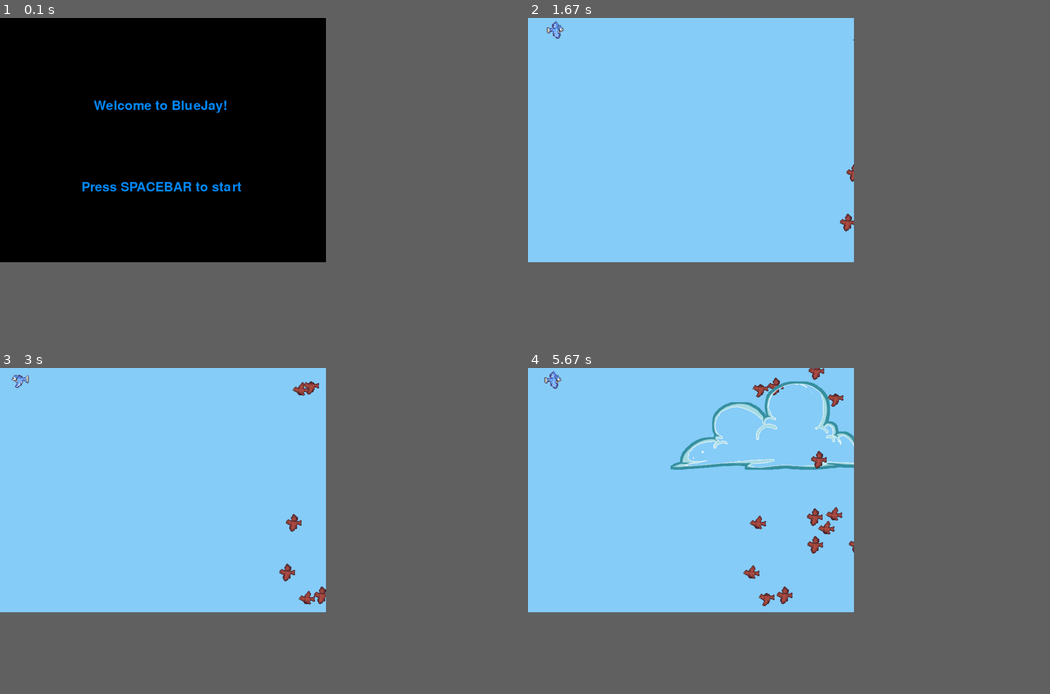
Above: before the commit, frames 1-4 (two rows, left to right).
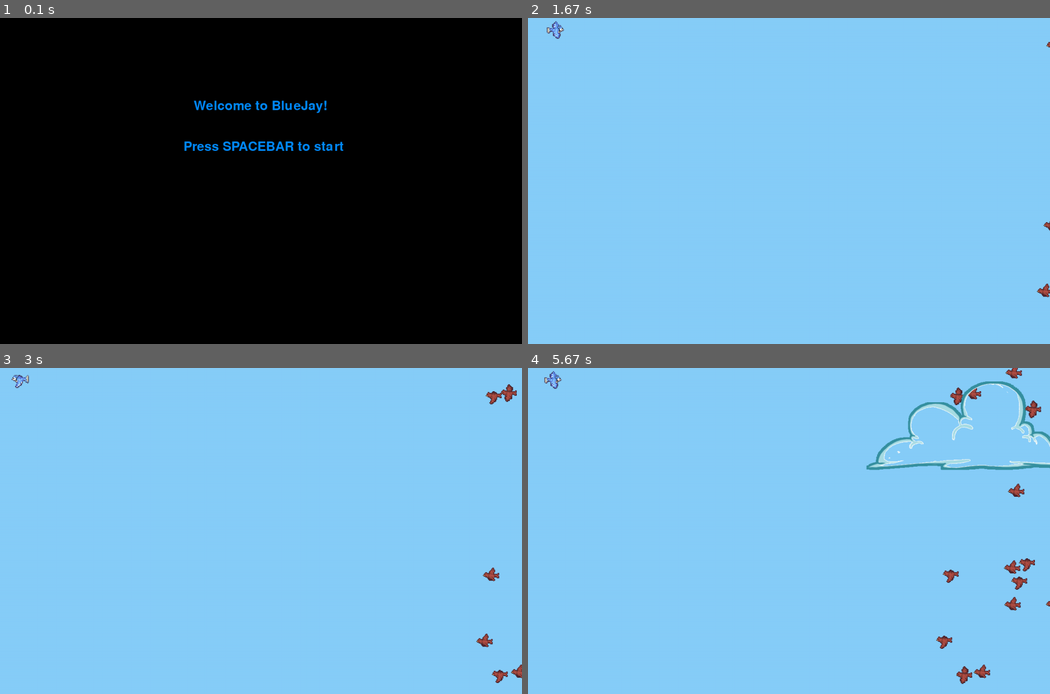
Above: after the commit, the same moments.

Repository: CameronBrenton/PyGame-Challenge
Game: pygame game, started from game.py
The game is run twice, just before and just after one commit, with the same random seed, the same clock (stepped at 60 frames per second) and the same inputs.
Inputs:
- Up to frame 1 (0.1 s): no input
- Up to frame 2 (1.67 s): tap Space at 0.33 s; hold Right 0.67-1.13 s; hold Up 1.17-1.47 s; hold Right from 1.5 s (still down)
- Up to frame 3 (3 s): release Right at 1.97 s; hold Left 2-2.53 s; hold Left from 2.9 s (still down)
- Up to frame 4 (5.67 s): release Left at 3.3 s; hold Up 3.33-3.7 s; hold Right 3.73-4.37 s; hold Left 4.8-5.27 s; hold Right from 5.3 s (still down)
The window is 562x421 before the commit and 900x562 after it. Grey fills any space a smaller window leaves; there, only what the larger window draws over its background counts as a difference.

The runs differ from the first frame. In frame 1, 1.7% of the frame differs, in the area x 15-66%, y 25-54%; in frame 2, 0.2%; in frame 3, 0.9%; in frame 4, 5.4%, in the area x 27-100%, y 0-97%.

Commit message:
used imagemagick to fix error "libpng warning: iCCP: known incorrect sRGB profile" in cloud1.png which caused performance issues when cloud was being rendered. Increased game resolution. Removed flying frames down array( wasn't being used). Adjusted start menu label placement"

Diff:
--- a/game.py
+++ b/game.py
@@ -29,8 +29,8 @@
     print(f"couldn't load module. {err}")
     sys.exit(2)
 
-SCREEN_WIDTH = 800
-SCREEN_HEIGHT = 600
+SCREEN_WIDTH = 1280
+SCREEN_HEIGHT = 800
 
 class Player(pygame.sprite.Sprite):
     def __init__(self) -> None:
@@ -70,16 +70,6 @@
         image = pygame.transform.scale(image, (60, 60))
         self.flying_frames_l.append(image)
 
-        # Flying frames 'down'
-        image = sprite_sheet.getImage(0, 96, 32, 32)
-        image = pygame.transform.scale(image, (60, 60))
-        self.flying_frames_d.append(image)
-        image = sprite_sheet.getImage(32, 96, 32, 32)
-        image = pygame.transform.scale(image, (60, 60))
-        self.flying_frames_d.append(image)
-        image = sprite_sheet.getImage(64, 96, 32, 32)
-        image = pygame.transform.scale(image, (60, 60))
-        self.flying_frames_d.append(image)
 
 
         self.image = self.flying_frames_r[0]
@@ -169,7 +159,6 @@
         super(Cloud, self).__init__()
         self.image = pygame.image.load("cloud1.png").convert()
         self.image.set_colorkey((255, 255, 255), RLEACCEL)
-        #self.image = pygame.transform.scale(self.image, (300 , 90))
         self.rect = self.image.get_rect(
             center=(
                 random.randint(SCREEN_WIDTH + 10, SCREEN_WIDTH + 10),
@@ -228,8 +217,8 @@
             running = False
             pygame.quit()
 
-    screen.blit(label, (230, 200))
-    screen.blit(label2, (200, 400))
+    screen.blit(label, (475, 200))
+    screen.blit(label2, (450, 300))
     pygame.display.flip()
 
 
Binary file changed: cloud1.png
